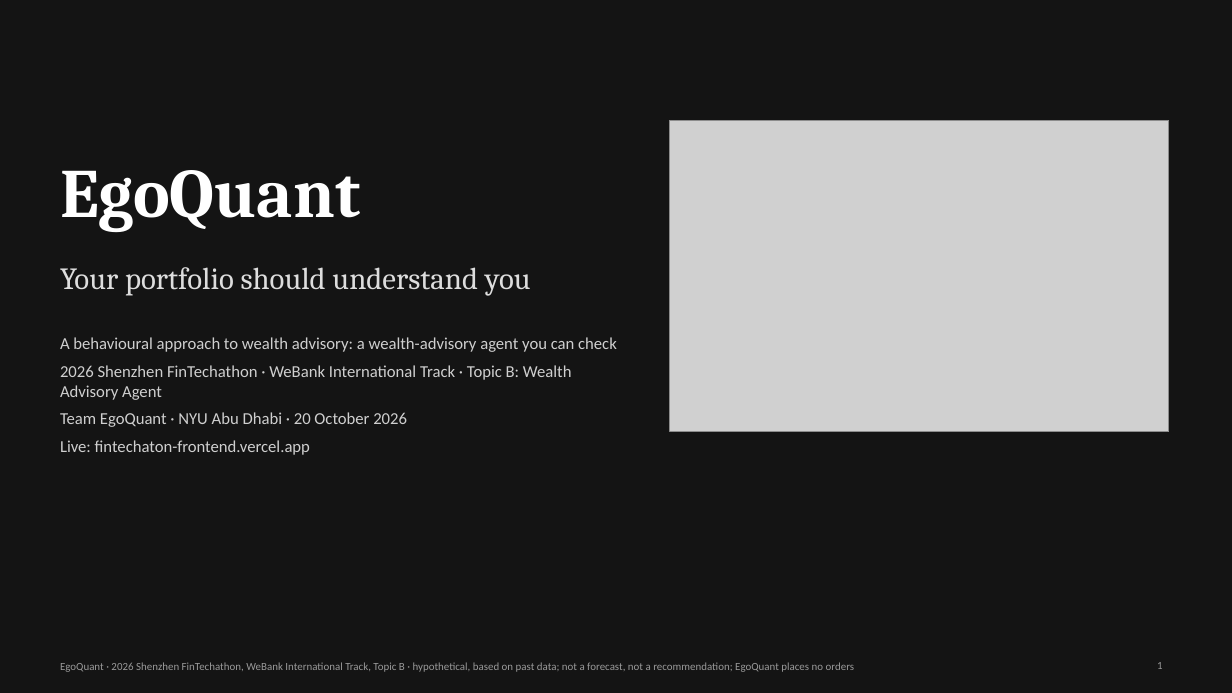
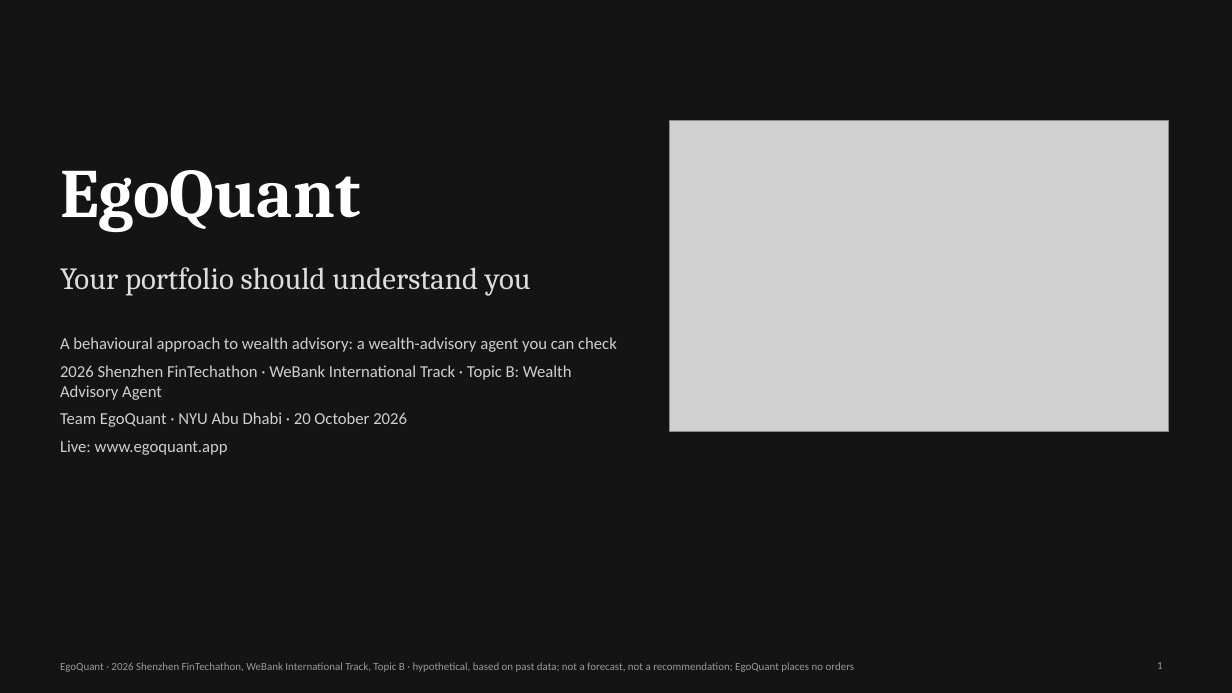
Before and after one commit to EgoQuantAI/egoquant-backend, a slide deck: slide 1 of submission/2_Presentation/EGOQUANT_PRESENTATION.pptx. Drawn at 1232x693 pixels with LibreOffice and Linux fonts; fonts in the diff are those of the drawing; grey boxes stand for pictures. Boxes give left, top, right and bottom in pixels: in the first picture for what was removed or moved away, otherwise in the second. Text is boxed around its words. In the diff, an @@ line names an element or a change of style, - is before the commit and + after.

```diff
--- a/submission/2_Presentation/EGOQUANT_PRESENTATION.pptx
+++ b/submission/2_Presentation/EGOQUANT_PRESENTATION.pptx
@@ text at (60, 440, 228, 455): text changed @@
-Live: fintechaton-frontend.vercel.app
+Live: www.egoquant.app
```
Also in this commit, not shown: 1 other slide changed, 5 other files.
